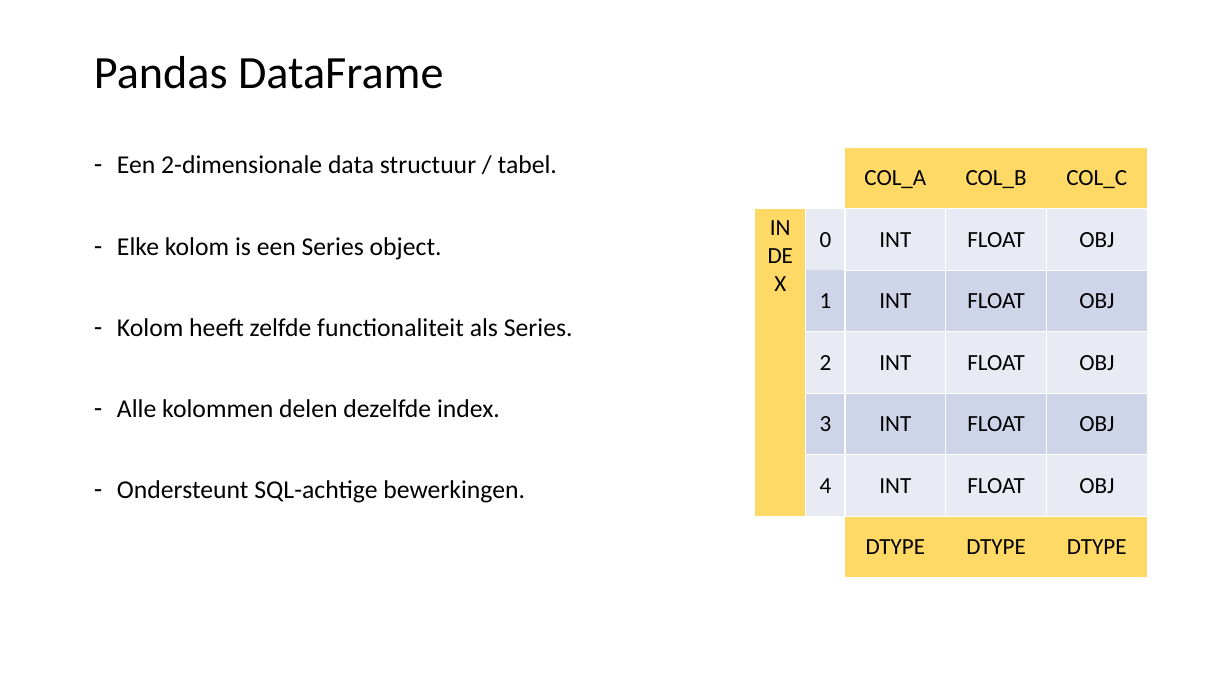
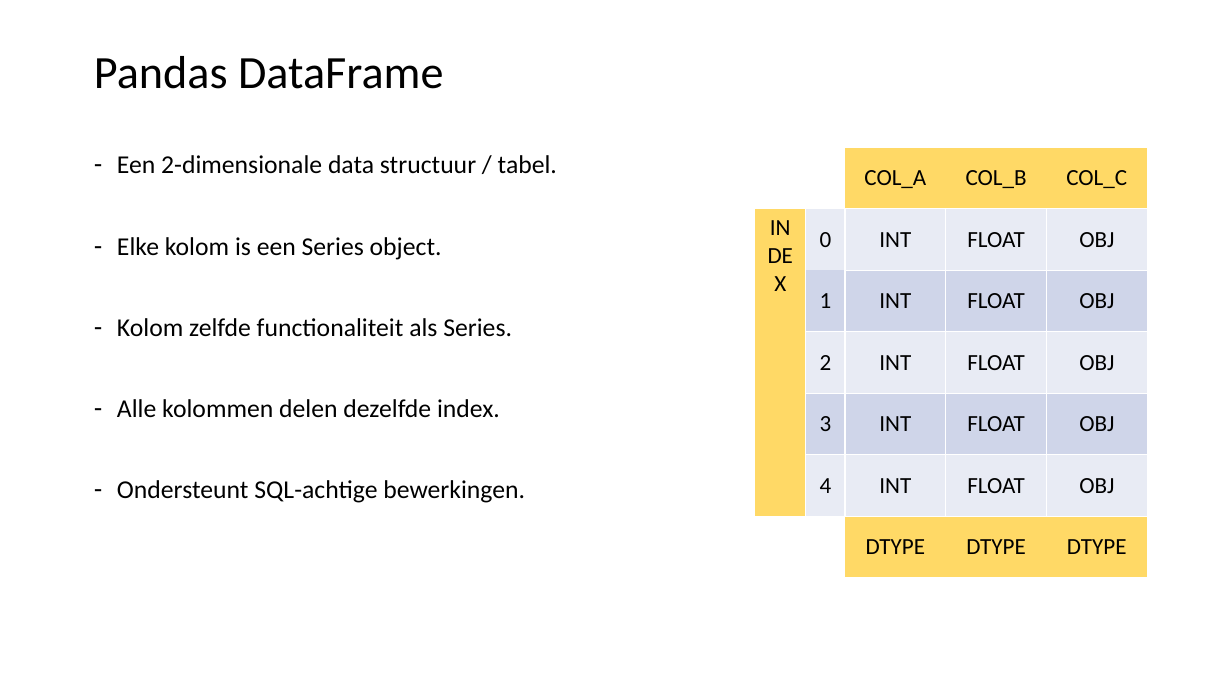
Before and after one commit to LFKoning/knowledge-sharing, a slide deck: slide 9 of python_trainees/3_pandas_plotting/python_traineeship_3.pptx. Drawn at 1232x693 pixels with LibreOffice and Linux fonts; fonts in the diff are those of the drawing. Boxes give left, top, right and bottom in pixels: in the first picture for what was removed or moved away, otherwise in the second. Text is boxed around its words. In the diff, an @@ line names an element or a change of style, - is before the commit and + after.

```diff
--- a/python_trainees/3_pandas_plotting/python_traineeship_3.pptx
+++ b/python_trainees/3_pandas_plotting/python_traineeship_3.pptx
@@ text at [117,318,512,337]: text changed @@
-– Kolom heeft zelfde functionaliteit als Series.
+– Kolom zelfde functionaliteit als Series.
```
Also in this commit, not shown: 9 other slides changed, 2 other files.
